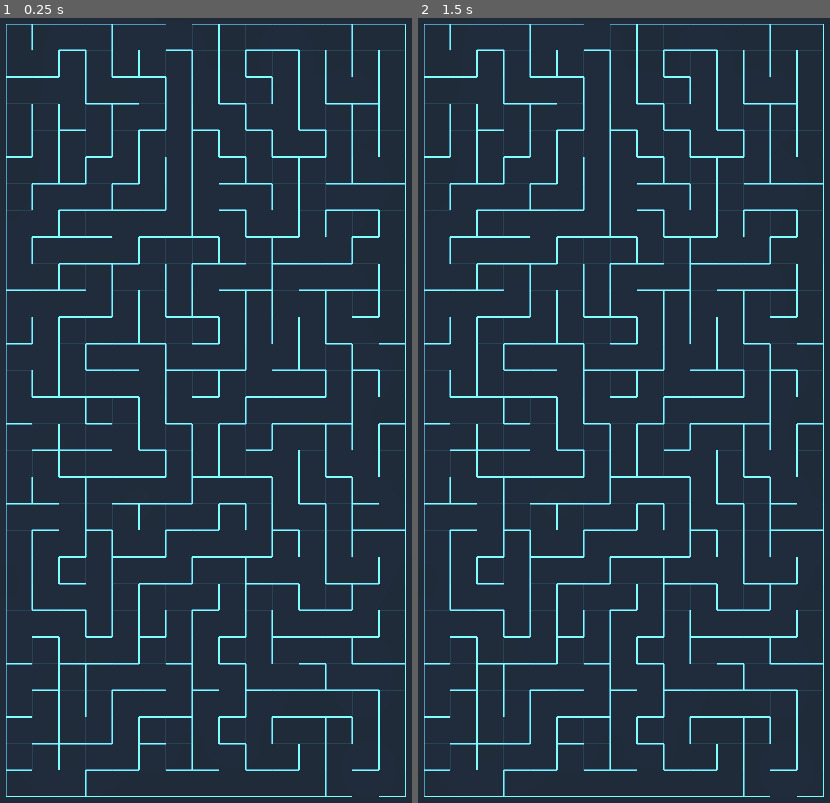
Above: before the commit, frames 1-2 (left to right).
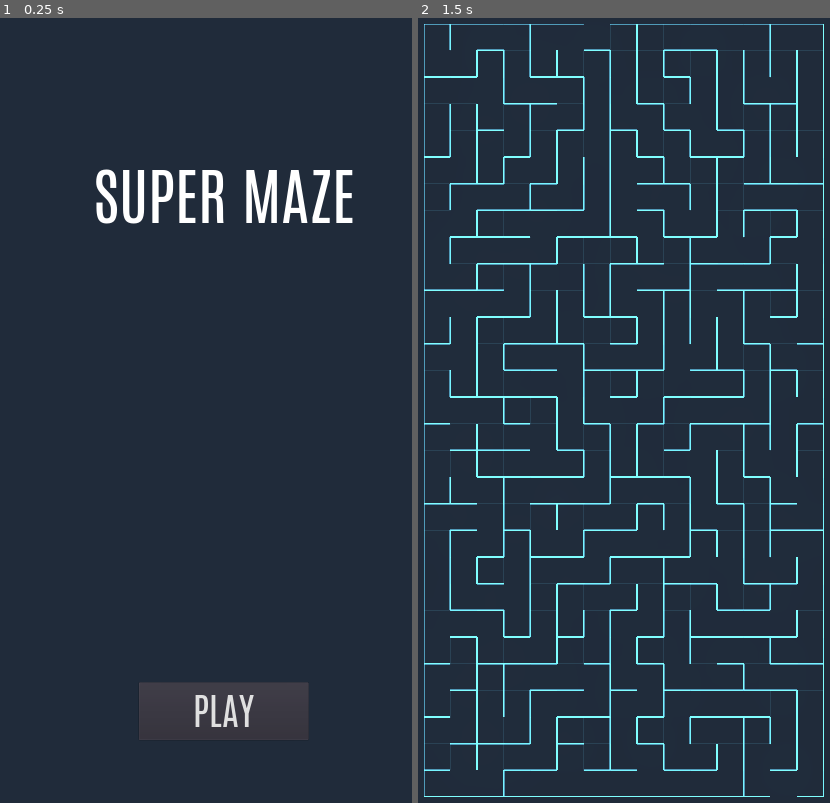
Above: after the commit, the same moments.

Repository: Ash-Kay/SuperMaze
Game: Godot game, scene res://Scene/MainMenu.tscn
The game is run twice, just before and just after one commit, with the same random seed, the same clock (stepped at 60 frames per second) and the same inputs. Before the commit the project starts from res://Scene/Main.tscn.
Inputs (mouse positions are in pixels of both pictures, inside the frame that each line leads up to):
- Up to frame 1 (0.25 s): no input
- Up to frame 2 (1.5 s): click (640, 708) at 0.5 s, where only the run after the commit has a clickable "PLAY"; tap Enter at 1.25 s; move the mouse to (739, 379) at 1.27 s; press the mouse at (739, 379) at 1.28 s

The runs differ from the first frame. In frame 1, 12% of the frame differs, in the area x 1-99%, y 0-100%; in frame 2, nothing differs.

Commit message:
added main Screen, new Level, Sound

Diff:
--- /dev/null
+++ b/Fonts/Antonio_90.tres
@@ -0,0 +1,11 @@
+[gd_resource type="DynamicFont" load_steps=2 format=2]
+
+[ext_resource path="res://Fonts/Antonio-Regular.ttf" type="DynamicFontData" id=1]
+
+[resource]
+
+size = 90
+use_mipmaps = false
+use_filter = false
+font_data = ExtResource( 1 )
+_sections_unfolded = [ "Font", "Font/fallback", "Settings" ]
--- /dev/null
+++ b/Fonts/MainTitle_Antonio_150.tres
@@ -0,0 +1,11 @@
+[gd_resource type="DynamicFont" load_steps=2 format=2]
+
+[ext_resource path="res://Fonts/Antonio-Regular.ttf" type="DynamicFontData" id=1]
+
+[resource]
+
+size = 150
+use_mipmaps = false
+use_filter = false
+font_data = ExtResource( 1 )
+_sections_unfolded = [ "Font", "Font/fallback", "Settings" ]
--- /dev/null
+++ b/Scene/BG.tscn
@@ -0,0 +1,11 @@
+[gd_scene load_steps=2 format=2]
+
+[ext_resource path="res://Sprite/blank.png" type="Texture" id=1]
+
+[node name="BG" type="Sprite"]
+
+modulate = Color( 0.129412, 0.172549, 0.231373, 1 )
+position = Vector2( 451.377, 1000.5 )
+scale = Vector2( 446.715, 501.248 )
+texture = ExtResource( 1 )
+_sections_unfolded = [ "Visibility" ]
--- a/Scene/Main.tscn
+++ b/Scene/Main.tscn
@@ -1,9 +1,11 @@
-[gd_scene load_steps=6 format=2]
+[gd_scene load_steps=8 format=2]
 
 [ext_resource path="res://Script/Main.gd" type="Script" id=1]
-[ext_resource path="res://Sprite/blank.png" type="Texture" id=2]
+[ext_resource path="res://Scene/BG.tscn" type="PackedScene" id=2]
 [ext_resource path="res://Sprite/TileSet.tres" type="TileSet" id=3]
 [ext_resource path="res://Scene/WorldEnv.tres" type="Environment" id=4]
+[ext_resource path="res://Audio/Stellardrone - Light Years - 08 Ultra Deep Field.ogg" type="AudioStream" id=5]
+[ext_resource path="res://Audio/click_cc0.wav" type="AudioStream" id=6]
 
 [sub_resource type="CanvasItemMaterial" id=1]
 
@@ -17,13 +19,7 @@
 x_margin = 32.0
 y_margin = 32.0
 
-[node name="BG" type="Sprite" parent="." index="0"]
-
-modulate = Color( 0.129412, 0.172549, 0.231373, 1 )
-position = Vector2( 451.377, 1000.5 )
-scale = Vector2( 446.715, 501.248 )
-texture = ExtResource( 2 )
-_sections_unfolded = [ "Visibility" ]
+[node name="BG" parent="." index="0" instance=ExtResource( 2 )]
 
 [node name="TileMap" type="TileMap" parent="." index="1"]
 
@@ -63,3 +59,21 @@
 [node name="WorldEnvironment" type="WorldEnvironment" parent="." index="3"]
 
 environment = ExtResource( 4 )
+
+[node name="BGMusic" type="AudioStreamPlayer" parent="." index="4"]
+
+stream = ExtResource( 5 )
+volume_db = 0.0
+pitch_scale = 1.0
+autoplay = true
+mix_target = 0
+bus = "Master"
+
+[node name="Move" type="AudioStreamPlayer" parent="." index="5"]
+
+stream = ExtResource( 6 )
+volume_db = -15.0
+pitch_scale = 0.9
+autoplay = false
+mix_target = 0
+bus = "Master"
--- /dev/null
+++ b/Scene/MainMenu.tscn
@@ -0,0 +1,81 @@
+[gd_scene load_steps=5 format=2]
+
+[ext_resource path="res://Script/MainMenu.gd" type="Script" id=1]
+[ext_resource path="res://Scene/BG.tscn" type="PackedScene" id=2]
+[ext_resource path="res://Fonts/MainTitle_Antonio_150.tres" type="DynamicFont" id=3]
+[ext_resource path="res://Fonts/Antonio_90.tres" type="DynamicFont" id=4]
+
+[node name="MainMenu" type="Node" index="0"]
+
+script = ExtResource( 1 )
+
+[node name="BG" parent="." index="0" instance=ExtResource( 2 )]
+
+position = Vector2( 455.372, 1000.5 )
+
+[node name="UI" type="Control" parent="." index="1"]
+
+anchor_left = 0.0
+anchor_top = 0.0
+anchor_right = 1.0
+anchor_bottom = 1.0
+margin_top = 3.0
+margin_bottom = 3.0
+rect_pivot_offset = Vector2( 0, 0 )
+rect_clip_content = false
+mouse_filter = 0
+mouse_default_cursor_shape = 0
+size_flags_horizontal = 1
+size_flags_vertical = 1
+
+[node name="Label" type="Label" parent="UI" index="0"]
+
+anchor_left = 0.0
+anchor_top = 0.0
+anchor_right = 1.0
+anchor_bottom = 0.0
+margin_top = 320.0
+margin_bottom = 537.0
+rect_pivot_offset = Vector2( 0, 0 )
+rect_clip_content = false
+mouse_filter = 2
+mouse_default_cursor_shape = 0
+size_flags_horizontal = 1
+size_flags_vertical = 4
+custom_fonts/font = ExtResource( 3 )
+text = "SUPER MAZE"
+align = 1
+uppercase = true
+percent_visible = 1.0
+lines_skipped = 0
+max_lines_visible = -1
+_sections_unfolded = [ "Anchor", "Hint", "Margin", "Rect", "custom_fonts" ]
+
+[node name="Button" type="Button" parent="UI" index="1"]
+
+anchor_left = 0.5
+anchor_top = 1.0
+anchor_right = 0.5
+anchor_bottom = 1.0
+margin_left = -204.0
+margin_top = -326.0
+margin_right = 203.0
+margin_bottom = -190.0
+rect_pivot_offset = Vector2( 0, 0 )
+rect_clip_content = false
+focus_mode = 2
+mouse_filter = 0
+mouse_default_cursor_shape = 0
+size_flags_horizontal = 1
+size_flags_vertical = 1
+custom_fonts/font = ExtResource( 4 )
+toggle_mode = false
+enabled_focus_mode = 2
+shortcut = null
+group = null
+text = "PLAY"
+flat = false
+align = 1
+_sections_unfolded = [ "Anchor", "Margin", "custom_fonts" ]
+
+[connection signal="button_down" from="UI/Button" to="." method="_on_Button_button_down"]
--- a/Script/Main.gd
+++ b/Script/Main.gd
@@ -15,6 +15,8 @@
 var width = 30  # width of map (in tiles)
 var height = 40  # height of map (in tiles)
 var scr_size = OS.window_size
+
+var move_sfx
 
 var curr_touch_grid = Vector2(0, 0)
 #var prev_touch_grid = Vector2(-1, 0)
@@ -43,6 +45,8 @@
 	cool_down_timer.connect("timeout", self, "on_timeout_complete")
 	add_child(cool_down_timer)
 
+	move_sfx = $Move
+
 	#print(OS.window_size)
 	tile_size = Map.cell_size
 
@@ -52,11 +56,8 @@
 	#print(String(width)+" "+String(height))
 	#centre the map
 	Map.position = Vector2(x_margin/2, y_margin/2)
-	make_maze()
-
-	curr_touch_grid = start_point
-	Line.add_point(grid_to_pixel(curr_touch_grid))
-	line_points.append(curr_touch_grid)
+
+	gen_maze_init()
 
 func _process(delta):
 	touch_input()
@@ -107,6 +108,12 @@
 	Map.set_cellv(start_point, Map.get_cellv(start_point) - N)
 	Map.set_cellv( end_point, Map.get_cellv(end_point) - S)
 
+func gen_maze_init():
+	make_maze()
+	curr_touch_grid = start_point
+	Line.add_point(grid_to_pixel(curr_touch_grid))
+	line_points.append(curr_touch_grid)
+
 #+++++++++++++++++++++++++ HELPER +++++++++++++++++++++++++
 
 func pixel_to_grid(pixel_cord):
@@ -142,11 +149,6 @@
 		 base_touch_pos = get_viewport().get_mouse_position()
 
 	if Input.is_action_pressed("ui_click") and can_draw:
-#		if(can_move(curr_touch_grid + get_swipe_dir(), curr_touch_grid)):
-#			curr_touch_grid +=  get_swipe_dir()
-#			#print(curr_touch_grid)
-#			draw_line()
-#			get_swipe_norm(curr_touch_grid)
 		if get_swipe_norm(curr_touch_grid):
 			curr_touch_grid +=  get_swipe_norm(curr_touch_grid)
 			draw_line()
@@ -156,12 +158,18 @@
 
 func draw_line():
 	#if go back remove line point
-	if(line_points.size() > 2 and curr_touch_grid == line_points[line_points.size()-2]):
+	if(line_points.size() >= 2 and curr_touch_grid == line_points[line_points.size()-2]):
 		Line.remove_point(line_points.size()-1)
 		line_points.pop_back()
 	else:
 		Line.add_point(grid_to_pixel(curr_touch_grid))
 		line_points.append(curr_touch_grid)
+		move_sfx.play()
+
+	if curr_touch_grid == end_point:
+		gen_maze_init()
+		Line.set_points([])
+		line_points.clear()
 
 func get_swipe_dir():
 	curr_touch_pos = get_viewport().get_mouse_position()
--- /dev/null
+++ b/Script/MainMenu.gd
@@ -0,0 +1,10 @@
+extends Node
+
+var gameScene
+
+func _ready():
+	gameScene = "res://Scene/Main.tscn"
+
+
+func _on_Button_button_down():
+	get_tree().change_scene(gameScene)
--- a/project.godot
+++ b/project.godot
@@ -11,7 +11,7 @@
 [application]
 
 config/name="SuperMaze"
-run/main_scene="res://Scene/Main.tscn"
+run/main_scene="res://Scene/MainMenu.tscn"
 config/icon="res://icon.png"
 
 [display]
Not shown, added: Audio/Stellardrone - Light Years - 08 Ultra Deep Field.ogg.import
Not shown, added: Audio/click_cc0.wav.import
Binary file added: Fonts/Antonio-Bold.ttf
Binary file added: Fonts/Antonio-Light.ttf
Binary file added: Fonts/Antonio-Regular.ttf
Binary file added: Fonts/Montserrat-Bold.otf
Not shown, added: Audio/Stellardrone - Light Years - 08 Ultra Deep Field.ogg
Not shown, added: Audio/click_cc0.wav
